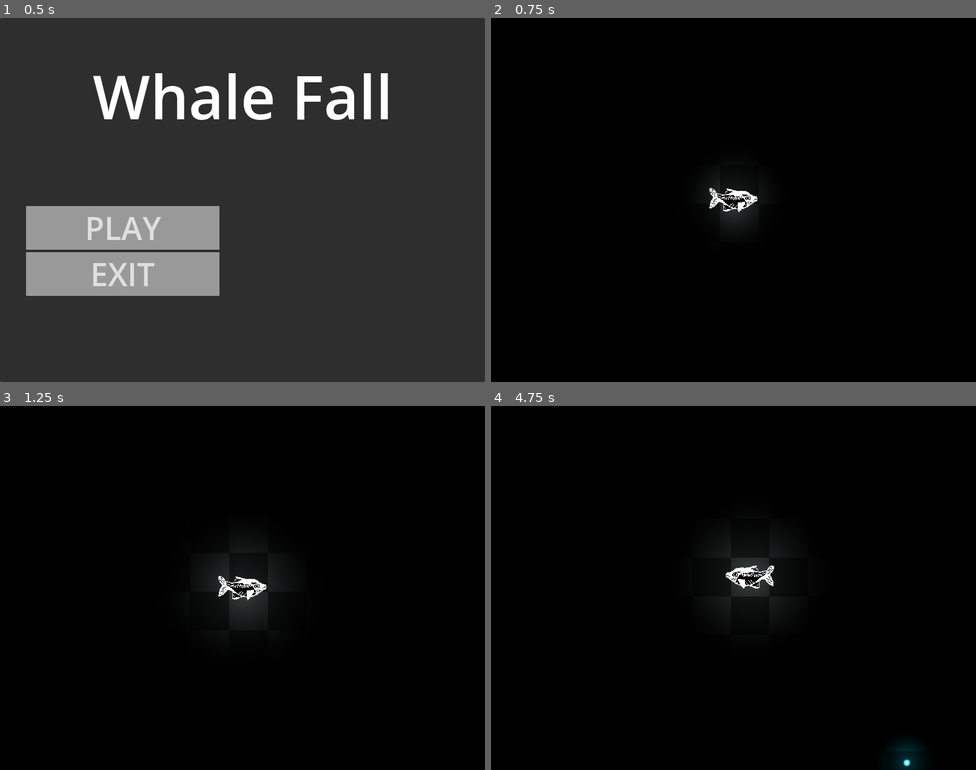
Above: before the commit, frames 1-4 (two rows, left to right).
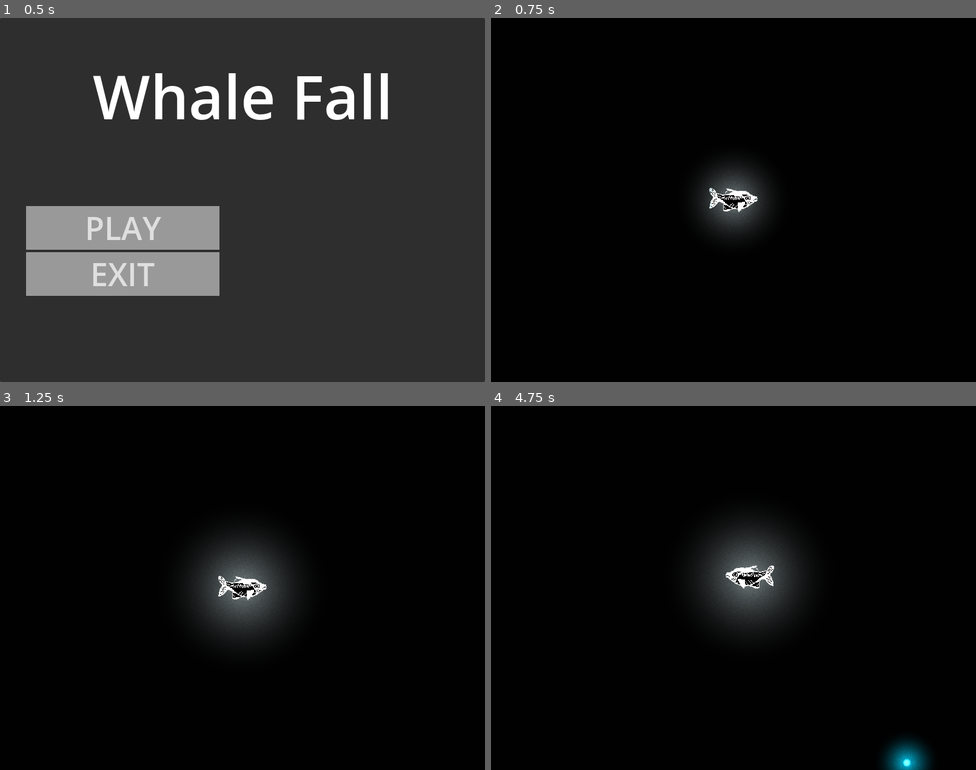
Above: after the commit, the same moments.

Repository: EdmarDev/ld57
Game: Godot game, scene res://Menu.tscn
Same seed, same stepped clock (60 frames per second), same inputs: the game is played once before the commit and once after it.
Inputs:
- Up to frame 1 (0.5 s): no input
- Up to frame 2 (0.75 s): click "PLAY" at 0.5 s
- Up to frame 3 (1.25 s): no input
- Up to frame 4 (4.75 s): tap Enter at 1.25 s; hold D (move_right) 1.28-2.03 s; tap Space (spit) every 0.75 s from 1.35 to 4.35 s; hold S (move_down) 2.03-2.78 s; hold D (move_right) 2.78-3.53 s; hold W (move_up) 3.53-4.28 s; hold A (move_left) from 4.28 s (still down)

Frame 1 is identical in both runs. In frame 2, 0.9% of the frame differs, in the area x 43-57%, y 41-59%; in frame 3, 2.5%; in frame 4, 3.3%, in the area x 43-91%, y 33-100%.

Commit message:
feat: change background

Diff:
--- a/enemies/Vampire squid/squid.tscn
+++ b/enemies/Vampire squid/squid.tscn
@@ -53,7 +53,7 @@
 [node name="AnimatedSprite2D" type="AnimatedSprite2D" parent="."]
 sprite_frames = SubResource("SpriteFrames_gwmth")
 autoplay = "default"
-frame_progress = 0.00708197
+frame_progress = 0.360797
 
 [node name="PointLight2D" type="PointLight2D" parent="."]
 position = Vector2(-4, -35)
--- a/gameplay.tscn
+++ b/gameplay.tscn
@@ -1,7 +1,7 @@
 [gd_scene load_steps=16 format=3 uid="uid://cjyafkeljrhm5"]
 
-[ext_resource type="Texture2D" uid="uid://dbrdpuxwvt7is" path="res://test-bg.png" id="1_ej4tk"]
 [ext_resource type="Script" uid="uid://drryejaqbc1mg" path="res://gameplay.gd" id="1_fbudy"]
+[ext_resource type="Texture2D" uid="uid://b68xgpuieg2kh" path="res://bg/bg.png" id="2_2em84"]
 [ext_resource type="PackedScene" uid="uid://catc6xlq66st4" path="res://player/player.tscn" id="2_oe8ih"]
 [ext_resource type="Script" uid="uid://b227ck7kkn3hw" path="res://player/player_camera.gd" id="2_smepj"]
 [ext_resource type="Script" uid="uid://dfxktoiik3q5r" path="res://pickup/pickup_spawner.gd" id="4_xuee5"]
@@ -26,13 +26,15 @@
 [node name="Gameplay" type="Node"]
 script = ExtResource("1_fbudy")
 
-[node name="Background" type="Sprite2D" parent="."]
-texture_repeat = 2
-position = Vector2(0, -27)
-scale = Vector2(0.85, 0.85)
-texture = ExtResource("1_ej4tk")
-region_enabled = true
-region_rect = Rect2(0, 0, 5068.8, 2851.2)
+[node name="Background" type="Node2D" parent="."]
+
+[node name="Black" type="Parallax2D" parent="Background"]
+scroll_scale = Vector2(0.2, 0.2)
+
+[node name="Bg" type="Sprite2D" parent="Background/Black"]
+position = Vector2(0, 100)
+scale = Vector2(1.2, 1.2)
+texture = ExtResource("2_2em84")
 
 [node name="PlayerCamera" type="Camera2D" parent="." node_paths=PackedStringArray("_player")]
 zoom = Vector2(0.75, 0.75)
Binary file added: bg/FISH BONES.png
Not shown, added: bg/FISH BONES.png.import
Binary file added: bg/FISHSKULL.png
Not shown, added: bg/FISHSKULL.png.import
Binary file added: bg/SHELL.png
Not shown, added: bg/SHELL.png.import
Binary file added: bg/SKULL.png
Not shown, added: bg/SKULL.png.import
Binary file added: bg/bg.png
Not shown, added: bg/bg.png.import
Binary file added: bg/bottom.png
Not shown, added: bg/bottom.png.import
(and 16 more such lines)
